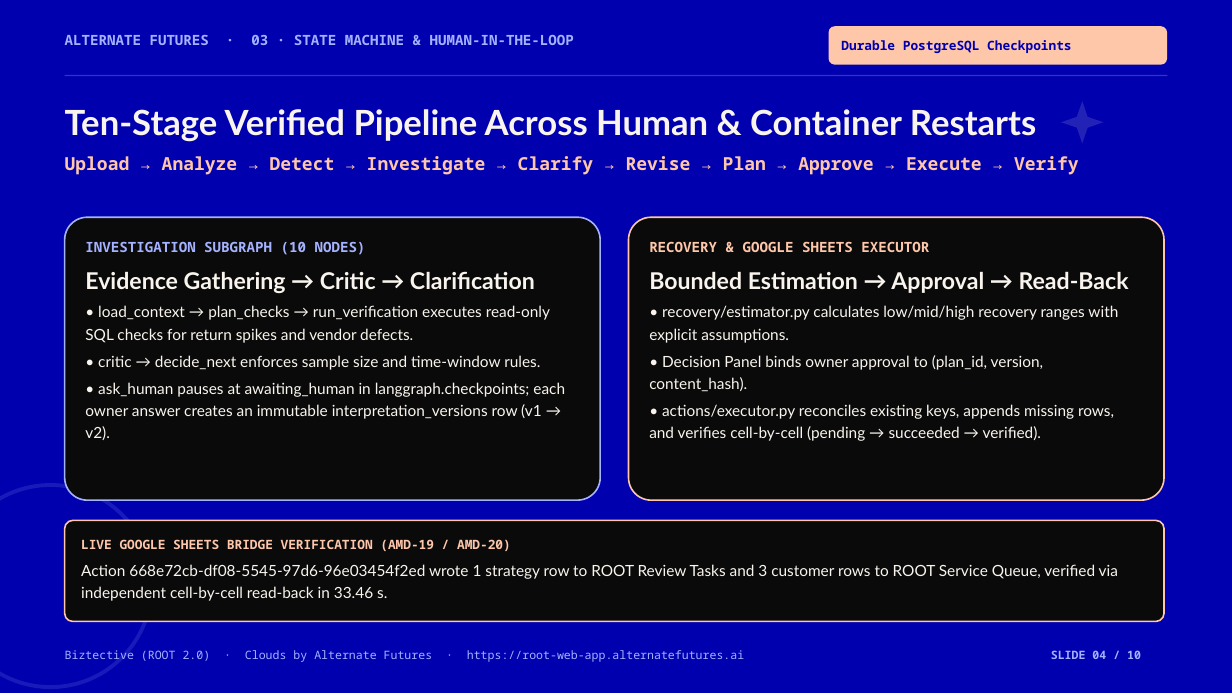
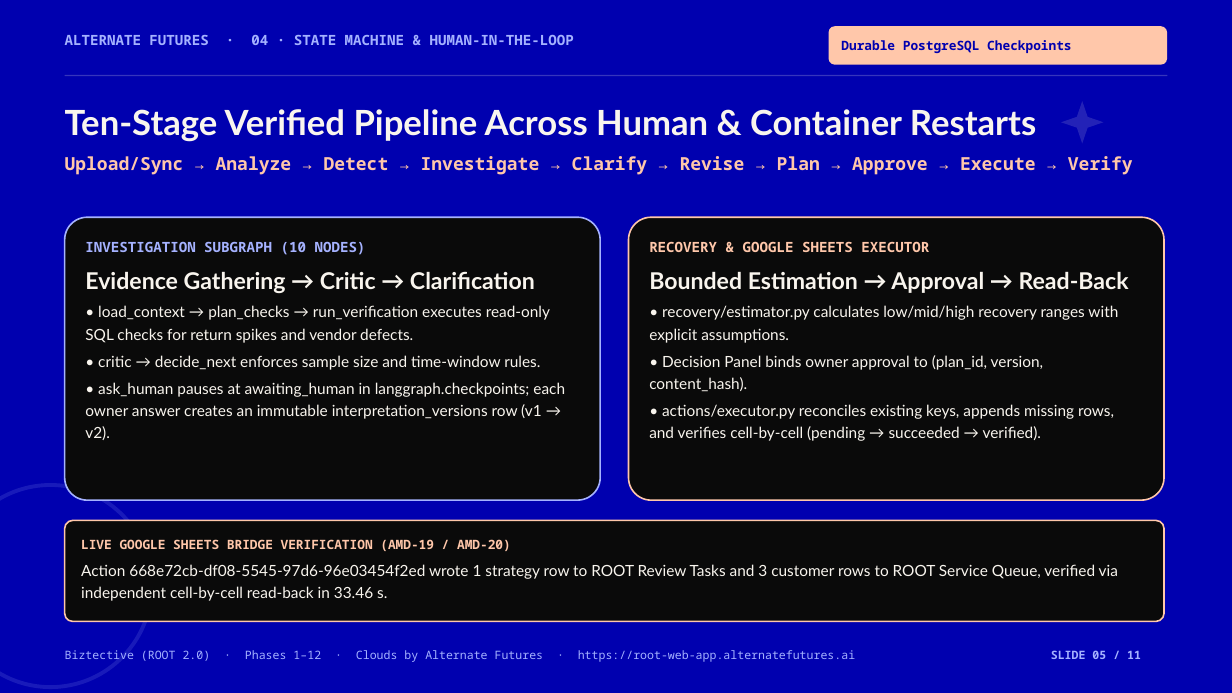
Before and after one commit to MahateerMuhammad/Biztective, a slide deck: slide 5 of docs/Biztective_Alternate_Futures_Deck.pptx (slide 4 before the commit). Drawn at 1232x693 pixels with LibreOffice and Linux fonts; fonts in the diff are those of the drawing. Boxes give left, top, right and bottom in pixels: in the first picture for what was removed or moved away, otherwise in the second. Text is boxed around its words. In the diff, an @@ line names an element or a change of style, - is before the commit and + after.

Commit message:
chore: Phase 12 build 1.0.5 images (1.0.4 tag was pre-existing)

```diff
--- a/docs/Biztective_Alternate_Futures_Deck.pptx
+++ b/docs/Biztective_Alternate_Futures_Deck.pptx
@@ text at (65,35,574,45): text changed @@
-ALTERNATE FUTURES · 03 · STATE MACHINE & HUMAN-IN-THE-LOOP
+ALTERNATE FUTURES · 04 · STATE MACHINE & HUMAN-IN-THE-LOOP
@@ text at (65,156,1133,175): text changed @@
-Upload → Analyze → Detect → Investigate → Clarify → Revise → Plan → Approve → Execute → Verify
+Upload/Sync → Analyze → Detect → Investigate → Clarify → Revise → Plan → Approve → Execute → Verify
@@ text at (65,650,855,662): text changed @@
-Biztective (ROOT 2.0) · Clouds by Alternate Futures · https://root-web-app.alternatefutures.ai
+Biztective (ROOT 2.0) · Phases 1–12 · Clouds by Alternate Futures · https://root-web-app.alternatefutures.ai
@@ text at (1051,650,1141,659): text changed @@
-SLIDE 04 / 10
+SLIDE 05 / 11
```
Also in this commit, not shown: 9 other slides changed, 1 slide added, 3 other files.
